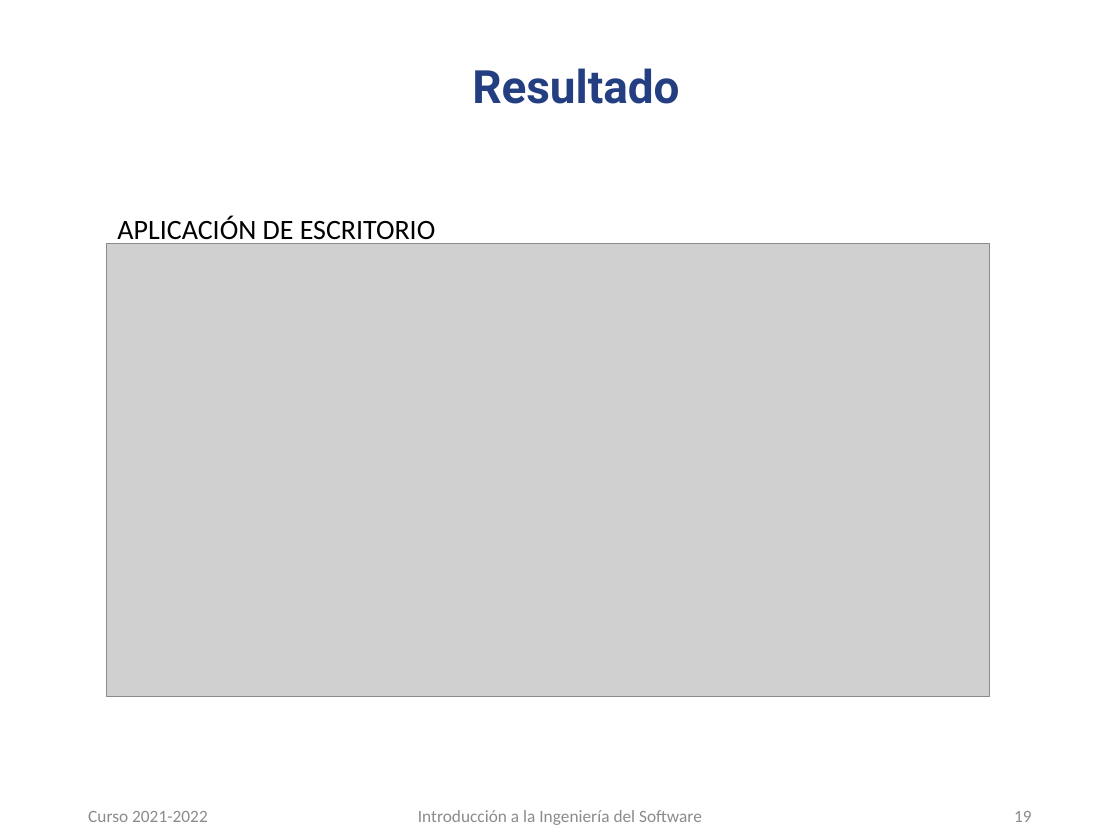
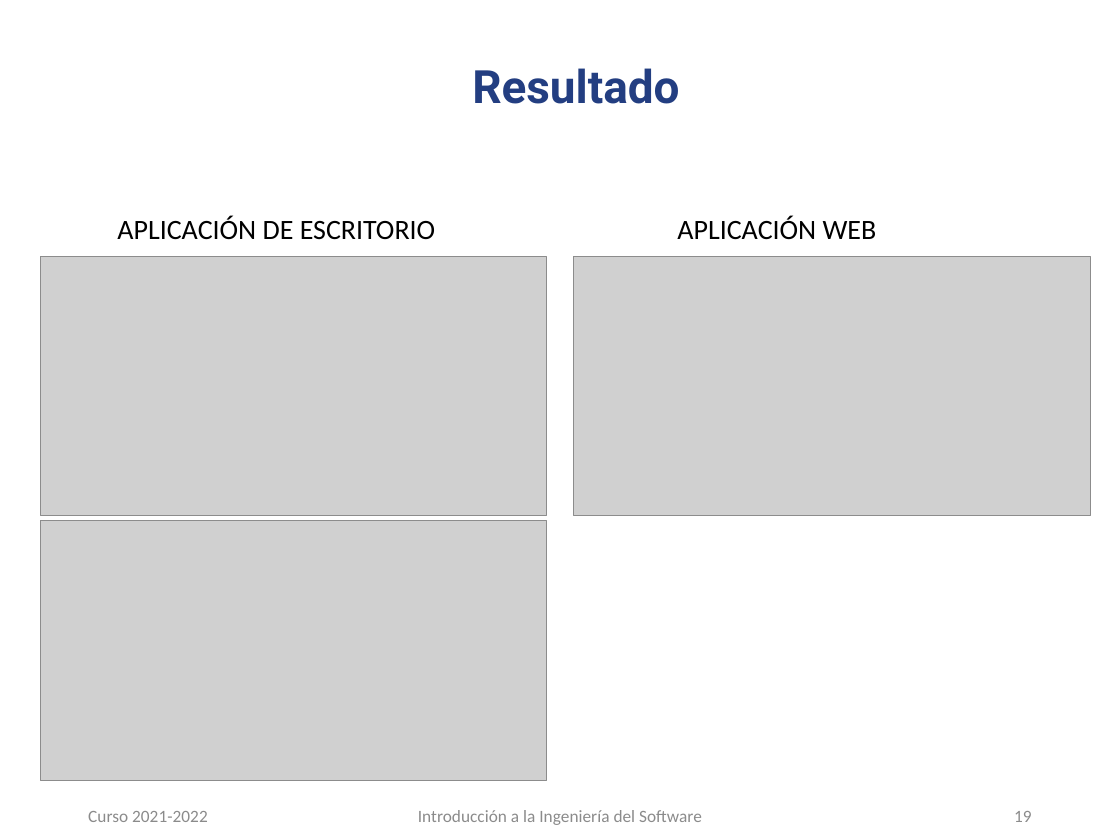
Before and after one commit to carloscmor/PRIMERA_FILA, a slide deck: slide 19 of PFentertainment_presentación.pptx. Drawn at 1120x840 pixels with LibreOffice and Linux fonts; fonts in the diff are those of the drawing; grey boxes stand for pictures; background and template pictures are left out. Boxes give left, top, right and bottom in pixels: in the first picture for what was removed or moved away, otherwise in the second. Text is boxed around its words. In the diff, an @@ line names an element or a change of style, - is before the commit and + after.

Commit message:
Actualización presentación
En la página de resultados, se incluyen imágenes de la aplicación, que son un vínculo a la misma (escritorio y web), para una apertura más rápida

```diff
--- a/PFentertainment_presentación.pptx
+++ b/PFentertainment_presentación.pptx
@@ text at [117,216,877,240]: text changed @@
-APLICACIÓN DE ESCRITORIO
+APLICACIÓN DE ESCRITORIO APLICACIÓN WEB
@@ picture: place and size @@
-picture at [106,244,990,697]
+picture at [40,256,547,515]
@@ picture added at [573,256,1090,515] @@
@@ picture added at [40,520,547,781] @@
```
Also in this commit, not shown: 1 other slide changed.
